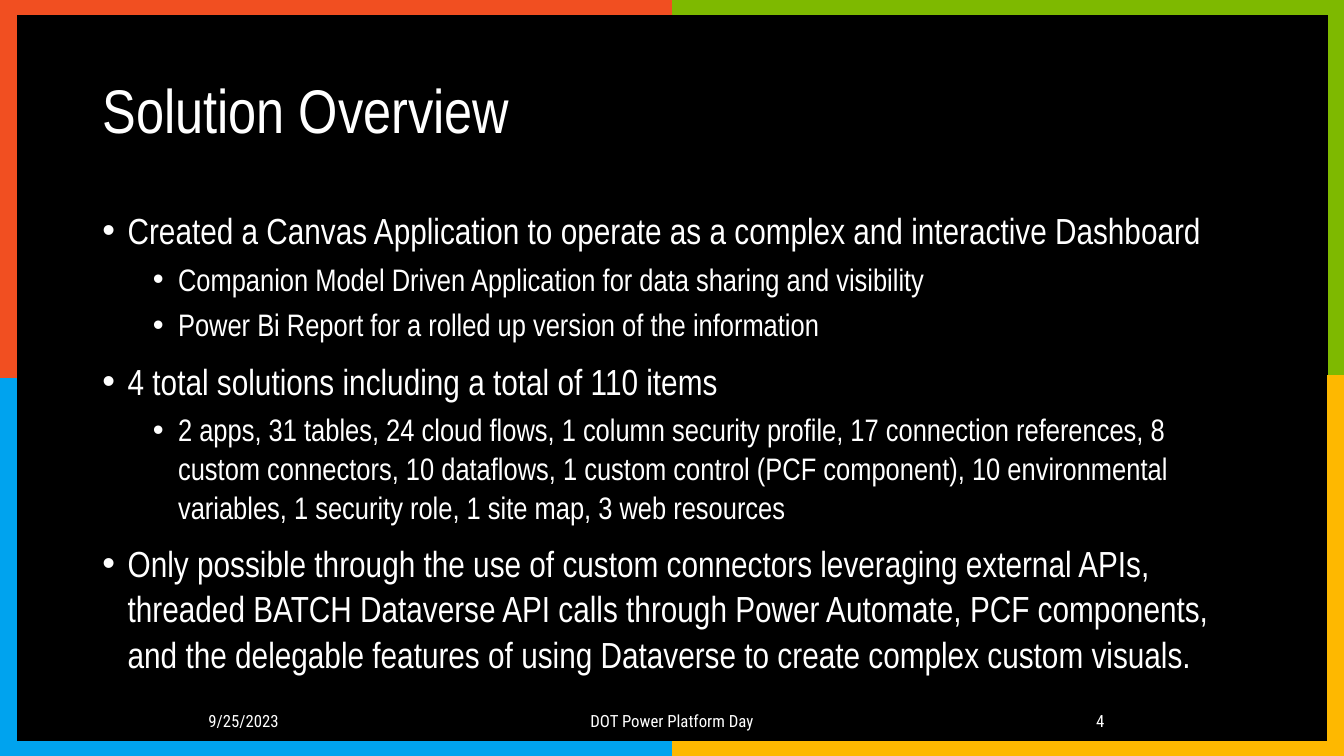
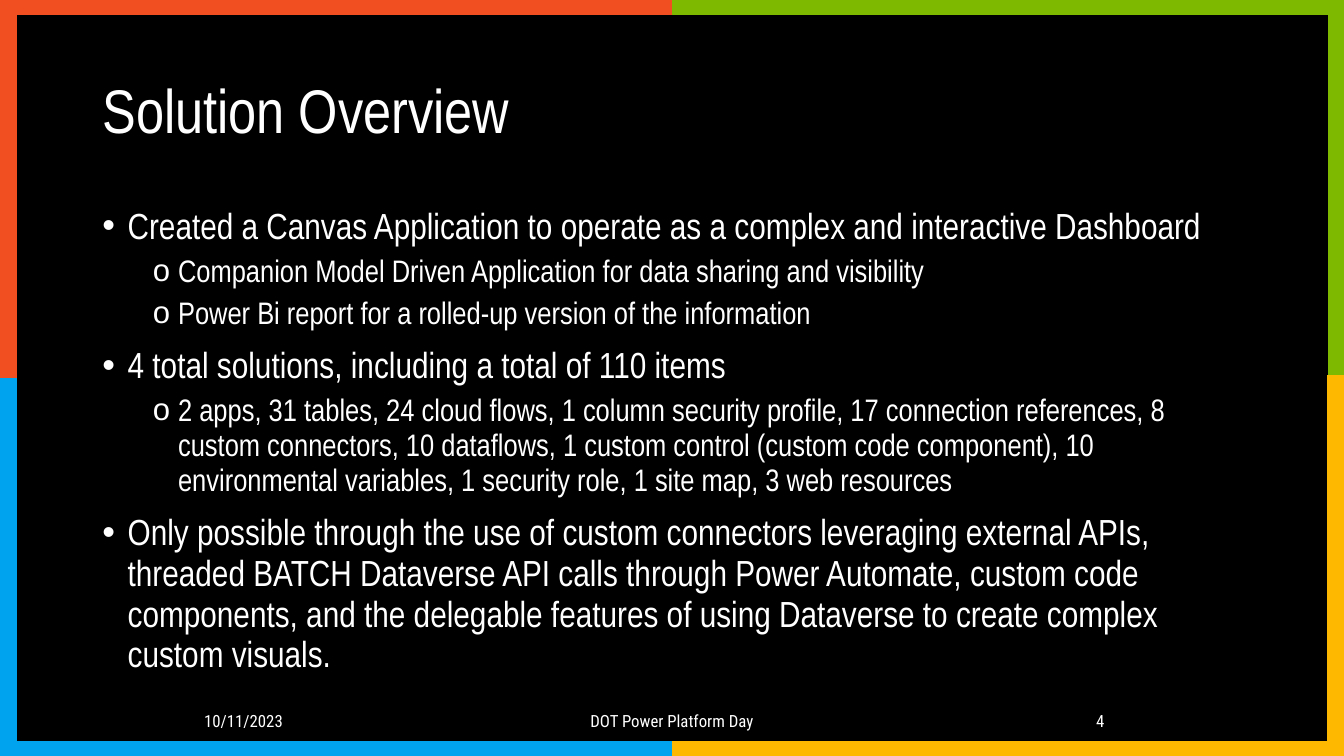
Before and after one commit to blakeZTL/DOT-PowerPlatformDay, a slide deck: slide 4 of Eagle Eye Presentation.pptx. Drawn at 1344x756 pixels with LibreOffice and Linux fonts; fonts in the diff are those of the drawing; background and template pictures are left out. Boxes give left, top, right and bottom in pixels: in the first picture for what was removed or moved away, otherwise in the second. Text is boxed around its words. In the diff, an @@ line names an element or a change of style, - is before the commit and + after.

```diff
--- a/Eagle Eye Presentation.pptx
+++ b/Eagle Eye Presentation.pptx
@@ text at bbox=[128, 212, 1200, 288]: line spacing 1.04 to 0.94; bullet • to o @@
@@ text at bbox=[128, 301, 1165, 668]: text changed @@
-  • Power Bi Report for a rolled up version of the information
-• 4 total solutions including a total of 110 items
-  • 2 apps, 31 tables, 24 cloud flows, 1 column security profile, 17 connection references, 8 custom connectors, 10 dataflows, 1 custom control (PCF component), 10 environmental variables, 1 security role, 1 site map, 3 web resources
-• Only possible through the use of custom connectors leveraging external APIs, threaded BATCH Dataverse API calls through Power Automate, PCF components, and the delegable features of using Dataverse to create complex custom visuals.
+  o Power Bi report for a rolled-up version of the information
+• 4 total solutions, including a total of 110 items
+  o 2 apps, 31 tables, 24 cloud flows, 1 column security profile, 17 connection references, 8 custom connectors, 10 dataflows, 1 custom control (custom code component), 10 environmental variables, 1 security role, 1 site map, 3 web resources
+• Only possible through the use of custom connectors leveraging external APIs, threaded BATCH Dataverse API calls through Power Automate, custom code components, and the delegable features of using Dataverse to create complex custom visuals.
@@ text at bbox=[204, 715, 283, 728]: text changed @@
-9/25/2023
+10/11/2023
```
Also in this commit, not shown: 8 other slides changed, 1 slide removed.
